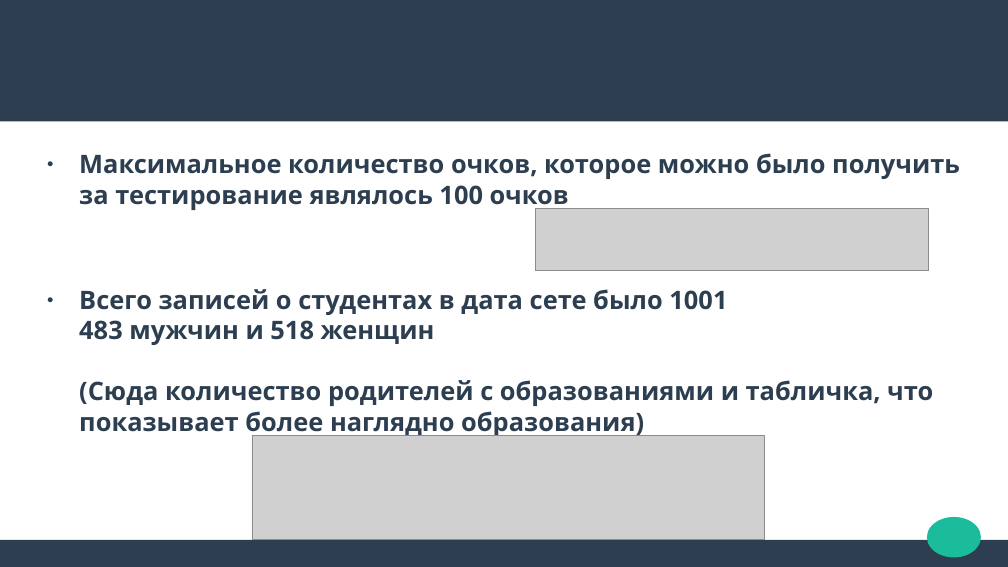
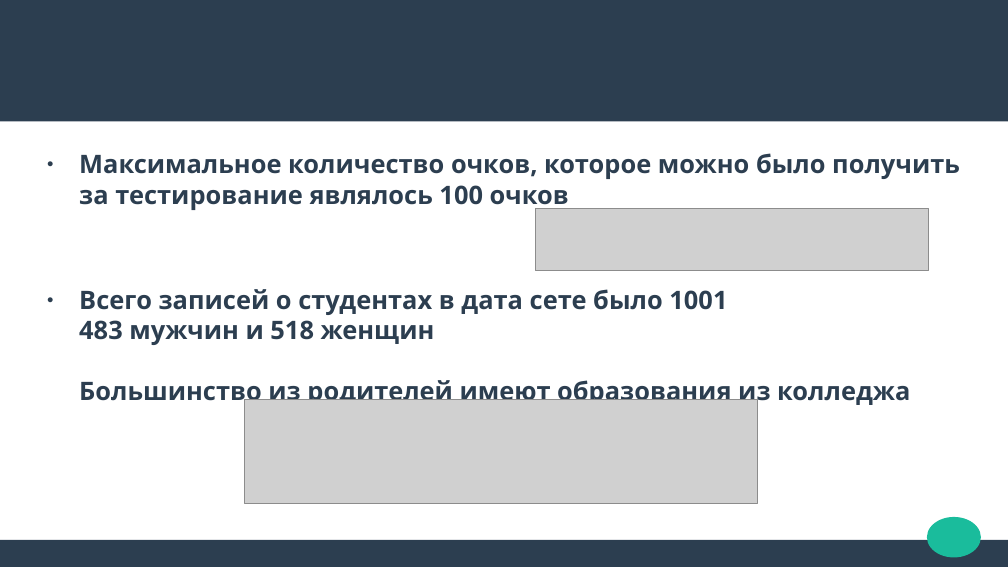
Before and after one commit to StrangeSas/StudentGradesModel, a slide deck: slide 4 of StudentGradesPresentation.odp. Drawn at 1008x567 pixels with LibreOffice and Linux fonts; fonts in the diff are those of the drawing; grey boxes stand for pictures. Boxes give left, top, right and bottom in pixels: in the first picture for what was removed or moved away, otherwise in the second. Text is boxed around its words. In the diff, an @@ line names an element or a change of style, - is before the commit and + after.

```diff
--- a/StudentGradesPresentation.odp
+++ b/StudentGradesPresentation.odp
@@ text at box(79, 289, 910, 408): text changed @@
-● Всего записей о студентах в дата сете было 1001
-  483 мужчин и 518 женщин
-  (Сюда количество родителей с образованиями и табличка, что показывает более наглядно образования)
+● Всего записей о студентах в дата сете было 1001
+  483 мужчин и 518 женщин
+  Большинство из родителей имеют образования из колледжа
@@ picture: place and size @@
-picture at box(252, 435, 765, 541)
+picture at box(245, 400, 757, 505)
```
Also in this commit, not shown: 1 other slide changed, 10 slides added, 2 slides removed, 1 other file.
